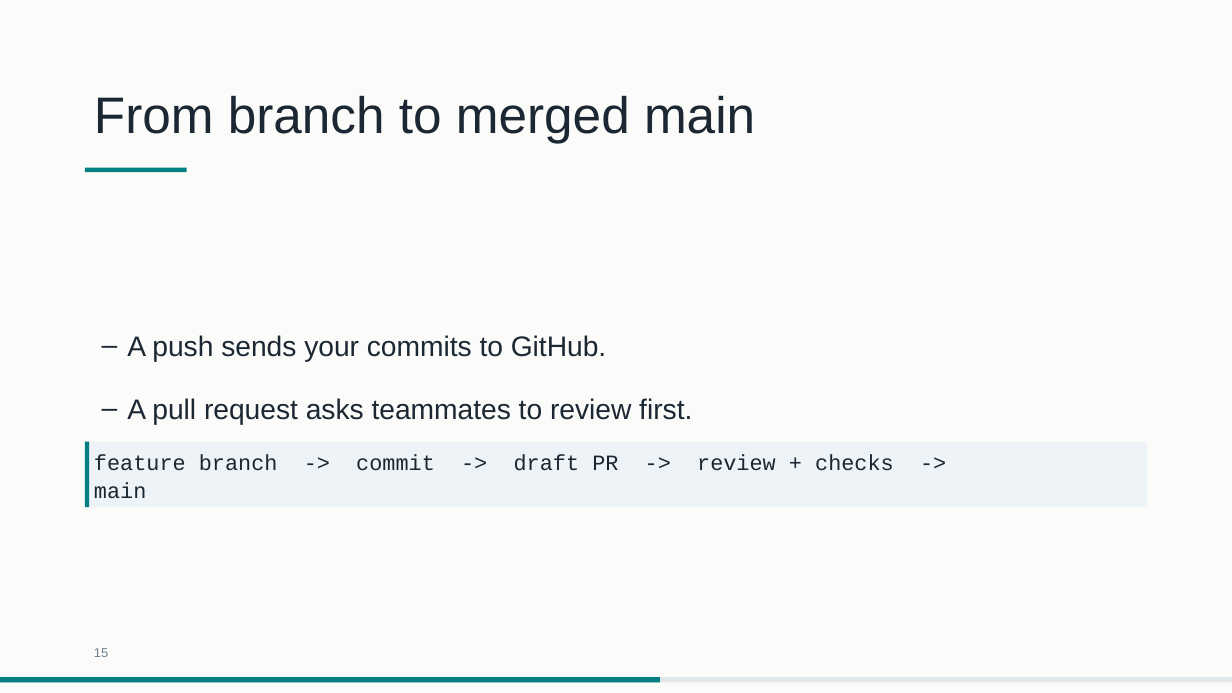
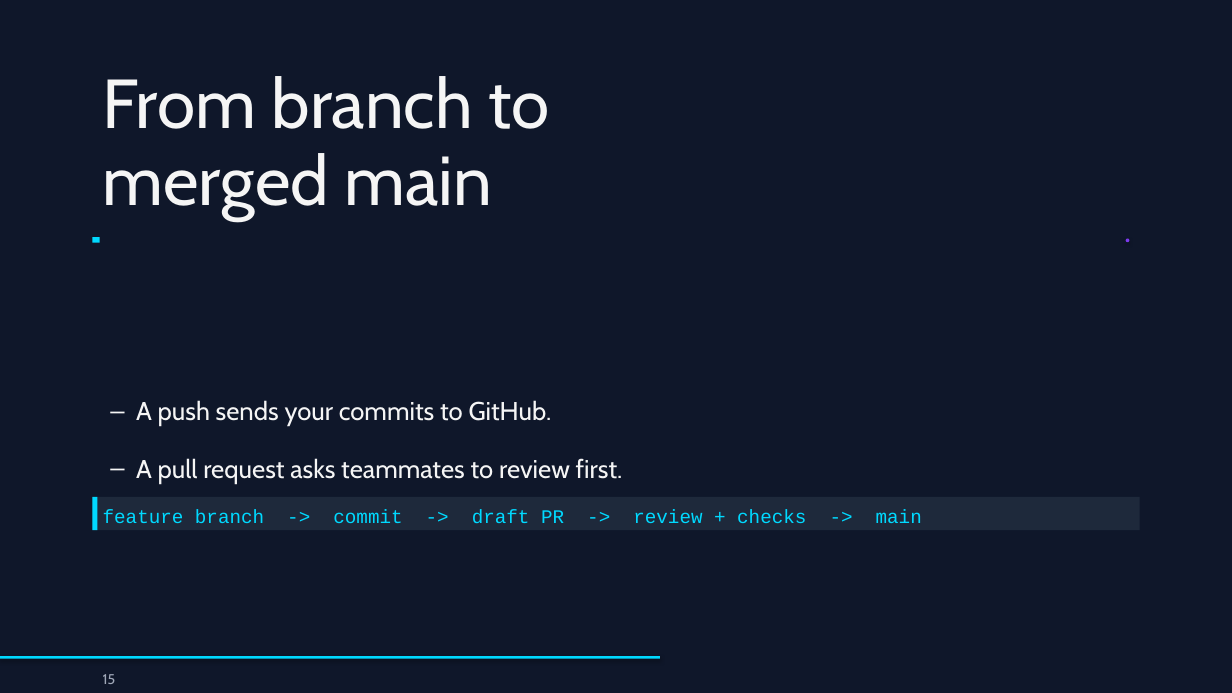
Before and after one commit to drweihungpan-lab/3R-teaching, a slide deck: slide 15 of materials/slides/session-1.pptx. Drawn at 1232x693 pixels with LibreOffice and Linux fonts; fonts in the diff are those of the drawing. Boxes give left, top, right and bottom in pixels: in the first picture for what was removed or moved away, otherwise in the second. Text is boxed around its words. In the diff, an @@ line names an element or a change of style, - is before the commit and + after.

```diff
--- a/materials/slides/session-1.pptx
+++ b/materials/slides/session-1.pptx
@@ background #FBFBF9 to #0F172A @@
@@ text "From branch to merged main": place and size @@
-text "From branch to merged main" at (94,95,755,143)
+text "From branch to merged main" at (103,76,549,220)
@@ text "From branch to merged main" at (103,76,549,220): size 40 to 54 pt, font Arial to Cabin, text colour #1B2733 to #F5F5F5; line spacing 50pt to 60pt @@
@@ rectangle at (92,238,100,243): fill #007F82 to #00D9FF @@
@@ rectangle: place and size @@
-rectangle at (85,167,187,172)
+rectangle at (92,238,100,243)
@@ ellipse added at (1126,238,1129,242), fill #7C3AED @@
@@ text "A push sends your commits ..." at (136,400,552,426): size 22 to 20 pt, font Arial to Cabin, text colour #1B2733 to #F5F5F5; line spacing 33pt to 30pt @@
@@ text "A push sends your commits ...": place and size @@
-text "A push sends your commits ..." at (127,335,606,362)
+text "A push sends your commits ..." at (136,400,552,426)
@@ text "A pull request asks teammates ...": place and size @@
-text "A pull request asks teammates ..." at (127,398,692,425)
+text "A pull request asks teammates ..." at (136,458,623,483)
@@ text "A pull request asks teammates ..." at (136,458,623,483): size 22 to 20 pt, font Arial to Cabin, text colour #1B2733 to #F5F5F5; line spacing 33pt to 30pt @@
@@ rectangle "feature branch -> commit -> ...": place and size @@
-rectangle "feature branch -> commit -> ..." at (85,442,1147,507)
+rectangle "feature branch -> commit -> ..." at (92,497,1140,531)
@@ rectangle "feature branch -> commit -> ..." at (92,497,1140,531): size 17 to 15 pt, text colour #1B2733 to #00D9FF; line spacing 22.4pt to 19.8pt; fill #EDF3F6 to #1E293B @@
@@ rectangle: place and size @@
-rectangle at (85,442,89,507)
+rectangle at (92,497,98,531)
@@ rectangle at (92,497,98,531): fill #007F82 to #00D9FF @@
@@ rectangle: place and size @@
-rectangle at (0,677,660,683)
+rectangle at (0,656,660,659)
@@ rectangle at (0,656,660,659): fill #007F82 to #00D9FF; shadow on @@
@@ rectangle removed at (0,677,1232,683) @@
@@ text "15": place and size @@
-text "15" at (94,648,108,657)
+text "15" at (103,674,116,684)
@@ text "15" at (103,674,116,684): size 10 to 11 pt, font Arial to Cabin, text colour #6E7F8D to #A0A8B8; line spacing 13.2pt to 14.5pt @@
```
Also in this commit, not shown: 27 other slides changed, 2 other files.
